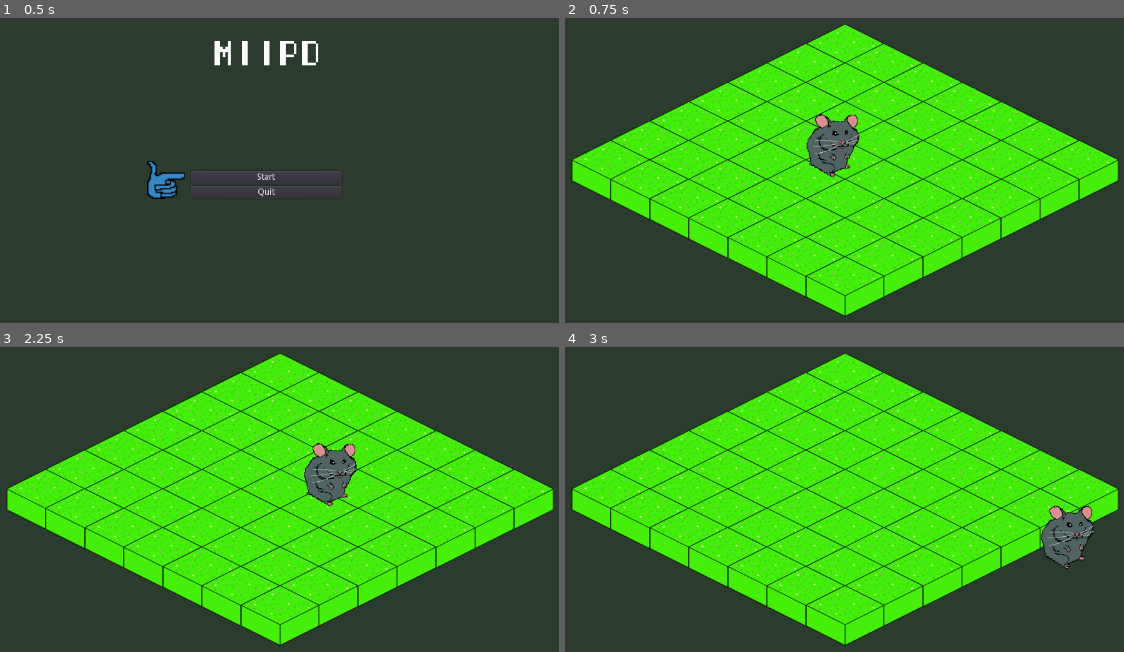
Above: before the commit, frames 1-4 (two rows, left to right).
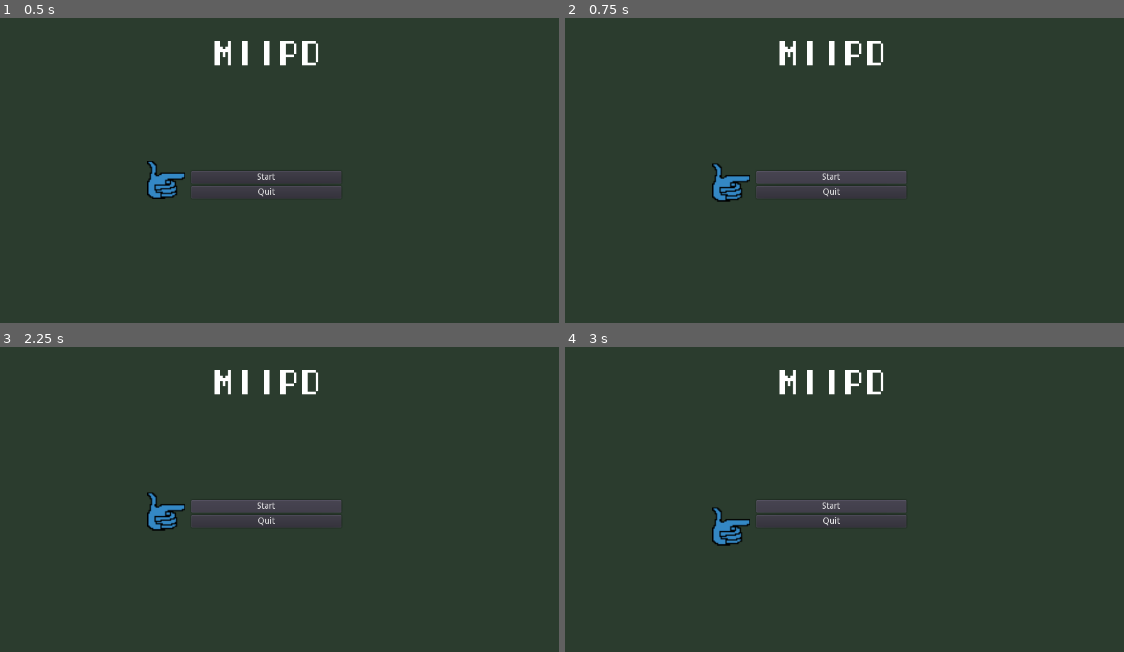
Above: after the commit, the same moments.

Repository: miishin/miipd
Game: Godot game, scene res://assets/scenes/main_menu.tscn
Two runs of this game, one before a commit and one after it. Both use one fixed random seed, a clock stepped at 60 frames per second and the inputs below.
Inputs (mouse positions are in pixels of both pictures, inside the frame that each line leads up to):
- Up to frame 1 (0.5 s): no input
- Up to frame 2 (0.75 s): click "Start" at 0.5 s
- Up to frame 3 (2.25 s): click (268, 505) at 1.25 s, where only the run after the commit has a clickable "Start"; tap Enter at 2 s; hold Right (ui_right) from 2.03 s (still down); hold Space (ui_select) from 2.03 s (still down)
- Up to frame 4 (3 s): tap Z (ui_accept) at 2.27 s; release Right (ui_right) at 2.78 s; release Space (ui_select) at 2.78 s; hold Down (ui_down) from 2.78 s (still down); tap Space (ui_select) at 2.85 s

Frame 1 is identical in both runs. In frame 2, 50% of the frame differs, in the area x 1-99%, y 1-99%; in frame 3, 50%; in frame 4, 51%.

Commit message:
Added function argument and return types (#15)
* Fixed converting coordinates

Didn't need to do 62.5 pixels, since the distance from the center is 62 pixels (count from the pixel instead of the actual "center" of the tile).

* Refactored all functions to have argument and return types

* .

* zzz

Diff:
--- a/assets/scenes/character_select.tscn
+++ b/assets/scenes/character_select.tscn
@@ -1,10 +1,7 @@
-[gd_scene load_steps=5 format=2]
+[gd_scene load_steps=3 format=2]
 
 [ext_resource path="res://assets/scripts/character_select.gd" type="Script" id=1]
-[ext_resource path="res://assets/themes/menu.theme" type="Theme" id=2]
-[ext_resource path="res://assets/scenes/units/hamster.tscn" type="PackedScene" id=3]
-[ext_resource path="res://assets/scenes/simpleboard.tscn" type="PackedScene" id=4]
-
+[ext_resource path="res://assets/scripts/character_selection_scroll.gd" type="Script" id=2]
 
 [node name="CharacterSelect" type="Control"]
 anchor_right = 1.0
@@ -14,18 +11,19 @@
 "_edit_use_anchors_": false
 }
 
-[node name="Panel" type="Panel" parent="."]
-margin_right = 1280.0
-margin_bottom = 720.0
-theme = ExtResource( 2 )
+[node name="ViewportContainer" type="ViewportContainer" parent="."]
+margin_left = -2.66968
+margin_top = 330.0
+margin_right = 1277.33
+margin_bottom = 450.0
+script = ExtResource( 2 )
 __meta__ = {
 "_edit_use_anchors_": false
 }
 
-[node name="Node2D" parent="." instance=ExtResource( 4 )]
-position = Vector2( 535.987, 234.759 )
-
-[node name="Selection" type="KinematicBody2D" parent="."]
-
-[node name="Hamster" parent="Selection" instance=ExtResource( 3 )]
-position = Vector2( 640, 368 )
+[node name="Viewport" type="Viewport" parent="ViewportContainer"]
+size = Vector2( 1280, 120 )
+own_world = true
+transparent_bg = true
+handle_input_locally = false
+render_target_update_mode = 3
--- a/assets/scripts/board.gd
+++ b/assets/scripts/board.gd
@@ -12,7 +12,7 @@
 var num_rows
 var num_cols
 
-func _init(r, c):
+func _init(r : int, c : int) -> void:
 	initialize_tiles(r, c)
 	var b = bee.instance()
 	enemy_units.append(b)
@@ -21,7 +21,7 @@
 	add_child(b)
 
 # Instantiate board tiles
-func initialize_tiles(r, c):
+func initialize_tiles(r : int, c : int) -> void:
 	num_rows = r
 	num_cols = c
 	var tile
@@ -43,13 +43,13 @@
 				neighbor.set_right_neighbor(tile)
 		tiles.append(row_tiles)
 
-func get_neighbors(pos):
+func get_neighbors(pos : Vector2) -> Array:
 	var tile = tiles[pos.x][pos.y]
 	return tile.get_neighbors()
 
 # Returns a list of all tiles accessible from the given tile within
 # a given Manhattan distance
-func find_accessible_tiles(tile, distance):
+func find_accessible_tiles(tile : Tile, distance : int) -> Array:
 	var accesible_tiles = []
 	for dx in range(-distance, distance + 1):
 		var x = (dx + tile.pos.x)
@@ -66,7 +66,7 @@
 	return accesible_tiles
 
 # Returns the list of tiles that make up a path from an origin tile to a goal tile.
-func _pathfinder(origin, destination, distance):
+func _pathfinder(origin : Tile, destination : Tile, distance : int) -> Array:
 	if distance < 0:
 		return []
 	if origin == destination:
@@ -79,12 +79,12 @@
 	return []
 
 # Highlights the given tiles
-func hightlight_tiles(tile_list):
+func hightlight_tiles(tile_list : Array) -> void:
 	for tile in tile_list:
 		tile.highlight()
 
 # Un-highlights the given tiles
-func unhighlight_tiles(tile_list):
+func unhighlight_tiles(tile_list : Array) -> void:
 	for tile in tile_list:
 		tile.unhighlight()
 
@@ -92,20 +92,21 @@
 # on the screen.
 # One tile in the x direction = +62.5x, +31y
 # One tile in the y direction = -62.5x, +31y
-func convert_coordinate(pos):
+func convert_coordinate(pos : Vector2) -> Vector2:
 	var new_x
 	var new_y
-	new_x = 62.5 * pos.x - 62.5 * pos.y
+	new_x = 62 * pos.x - 62 * pos.y
 	new_y = 31 * (pos.x + pos.y) + OFFSET
 	return Vector2(new_x, new_y)
 
-func tile_coordinates(tile_list):
+# Converts multiple coordinates
+func tile_coordinates(tile_list : Array) -> Array:
 	var coordinates = []
 	for tile in tile_list:
 		coordinates.append(convert_coordinate(tile.pos))
 	return coordinates
 
-func get_enemy(coordinates):
+func get_enemy(coordinates : Vector2) -> Unit:
 	for enemy in enemy_units:
 		if enemy.occupied_tile == coordinates:
 			return enemy
--- a/assets/scripts/character_select.gd
+++ b/assets/scripts/character_select.gd
@@ -1,14 +1,3 @@
 extends Control
 
-const SPEED = 500
-
-var input = Vector2.ZERO
-var velocity = Vector2.ZERO
-
-func _physics_process(delta):
-	var selection = $Selection
-	input.x = Input.get_action_strength("ui_right") - Input.get_action_strength("ui_left")
-	input.y = Input.get_action_strength("ui_down") - Input.get_action_strength("ui_up")
-	velocity = input.normalized()
-
-	selection.move_and_slide(velocity * SPEED)
+var possible_characters
--- a/assets/scripts/cursor_menu.gd
+++ b/assets/scripts/cursor_menu.gd
@@ -3,7 +3,7 @@
 var buttons = []
 var current_selection = 0
 
-func _ready():
+func _ready() -> void:
 	for child in get_children():
 		if child is Button:
 			remove_child(child)
@@ -13,7 +13,7 @@
 	buttons[0].grab_focus()
 
 
-func _input(event):
+func _input(event: InputEvent) -> void:
 	var dir = 0
 	if Input.is_action_just_pressed("ui_down"):
 		dir += 1
@@ -23,7 +23,7 @@
 	_move_cursor()
 
 
-func _move_cursor():
+func _move_cursor() -> void:
 	if len(buttons) == 0:
 		return
 
@@ -31,7 +31,7 @@
 	$Cursor.position.y = $VBoxContainer.rect_position.y + current_button.rect_position.y \
 		+ current_button.rect_size.y / 2
 
-func add_button(button):
+func add_button(button: Button) -> void:
 	$VBoxContainer.add_child(button)
 
 	if len(buttons) >= 1:
--- a/assets/scripts/game_window.gd
+++ b/assets/scripts/game_window.gd
@@ -13,14 +13,14 @@
 signal fight
 
 # Initialize window with a board and the player's units
-func init(b: Board, playerunits):
+func init(b: Board, playerunits: Array) -> void:
 	board = b
 	add_child(board)
 	current_unit = playerunits[0]
 	for player in playerunits:
 		add_child(player)
 
-func _input(event):
+func _input(event: InputEvent) -> void:
 	if $Menu.is_visible():
 		return
 	if action and event.is_action_pressed("ui_accept"):
@@ -57,7 +57,7 @@
 	cursor_pos.y = (int(cursor_pos.y) + dy + 7) % 7
 	place_cursor()
 
-func place_cursor(show = false):
+func place_cursor(show = false) -> void:
 	var tile_position = board.convert_coordinate(Vector2(cursor_pos.x, cursor_pos.y))
 	$Cursor.position = Vector2(tile_position[0], tile_position[1])
 	$Cursor.position.y -= 50
@@ -67,7 +67,7 @@
 		$Cursor.show()
 	update_hud()
 
-func update_hud():
+func update_hud() -> void:
 	var unit : Unit
 	unit = board.get_enemy(cursor_pos)
 	if cursor_pos == unit_pos:
@@ -81,12 +81,12 @@
 	$HUD/Stats/DEFVal.text = str(unit.def)
 	$HUD.show()
 
-func _on_move_button_down():
+func _on_move_button_down() -> void:
 	action = true
 	signal_callback = "move"
 	$Menu.hide()
 
-func move():
+func move() -> void:
 	if not board.tiles[cursor_pos.x][cursor_pos.y].is_highlighted():
 		return
 	var tile_path = board._pathfinder(board.tiles[unit_pos.x][unit_pos.y],
@@ -97,12 +97,12 @@
 	unit_pos = cursor_pos
 	action = false
 
-func _on_fight_button_down():
+func _on_fight_button_down() -> void:
 	action = true
 	signal_callback = "fight"
 	$Menu.hide()
 
-func fight():
+func fight() -> void:
 	var enemy = board.get_enemy(cursor_pos)
 	if enemy:
 		current_unit.fight(enemy)
--- a/assets/scripts/manager.gd
+++ b/assets/scripts/manager.gd
@@ -8,17 +8,17 @@
 var stage_number
 
 # Called when the node enters the scene tree for the first time.
-func _ready():
+func _ready() -> void:
 	init([hamster.instance()])
 
-func init(player_units):
+func init(player_units: Array) -> void:
 	stage_number = 0
 	var board = Board.new(7, 7)
-	set_coordinates(player_units, board)
+	set_coordinates(board, player_units)
 	window = game_window.instance()
 	window.init(board, player_units)
 	add_child(window)
 
-func set_coordinates(player_units, b : Board):
+func set_coordinates(b : Board, player_units: Array) -> void:
 	for p in player_units:
 		p.position = b.convert_coordinate(Vector2(0, 0))
--- a/assets/scripts/tile.gd
+++ b/assets/scripts/tile.gd
@@ -1,4 +1,5 @@
 extends Node2D
+class_name Tile
 
 # Position of Tile (on Board)
 var pos
@@ -15,52 +16,52 @@
 var neighbors = []
 
 # Called when the node enters the scene tree for the first time.
-func _ready():
+func _ready() -> void:
 	passable = true
 
 # Place tile at a
-func set_pos(pos_vector):
+func set_pos(pos_vector: Vector2) -> void:
 	pos = pos_vector
 
-func set_top_neighbor(tile):
+func set_top_neighbor(tile: Tile) -> void:
 	top_neighbor = tile
 	neighbors.append(top_neighbor)
 
-func set_bottom_neighbor(tile):
+func set_bottom_neighbor(tile: Tile) -> void:
 	bottom_neighbor = tile
 	neighbors.append(bottom_neighbor)
 
-func set_left_neighbor(tile):
+func set_left_neighbor(tile: Tile) -> void:
 	left_neighbor = tile
 	neighbors.append(left_neighbor)
 
-func set_right_neighbor(tile):
+func set_right_neighbor(tile: Tile) -> void:
 	right_neighbor = tile
 	neighbors.append(right_neighbor)
 
-func get_neighbors():
+func get_neighbors() -> Array:
 	return neighbors
 
-func is_passable():
+func is_passable() -> bool:
 	return passable
 
-func highlight():
+func highlight() -> void:
 	$Highlight.visible = true
 
-func unhighlight():
+func unhighlight() -> void:
 	$Highlight.visible = false
 
-func is_highlighted():
+func is_highlighted() -> void:
 	return $Highlight.visible
 
-func toggle_highlight():
+func toggle_highlight() -> void:
 	$Highlight.visible = not $Highlight.visible
 
-func toggle_passable():
+func toggle_passable() -> void:
 	passable = not passable
 
-func select():
+func select() -> void:
 	$SelectLight.visible = true
 
-func deselect():
+func deselect() -> void:
 	$SelectLight.visible = false
--- a/assets/scripts/unit.gd
+++ b/assets/scripts/unit.gd
@@ -1,8 +1,8 @@
 extends Node2D
+class_name Unit
 
 const MOVE_TIME = 0.25
 
-class_name Unit
 var occupied_tile
 
 var hp = 10
@@ -16,13 +16,13 @@
 func fight(other : Unit):
 	other.hp -= (self.atk - other.def)
 
-func move(start, end, delay = 0):
+func move(start : Vector2, end : Vector2, delay = 0) -> void:
 	$Tween.interpolate_property(self, "position",
 		start, end, MOVE_TIME,
 		Tween.TRANS_LINEAR, Tween.EASE_IN_OUT, delay)
 	$Tween.start()
 
-func move_path(positions):
+func move_path(positions: Array) -> void:
 	for i in range(len(positions)):
 		var start = self.position
 		if i > 0:
--- a/project.godot
+++ b/project.godot
@@ -20,6 +20,11 @@
 "path": "res://assets/scripts/game_window.gd"
 }, {
 "base": "Node2D",
+"class": "Tile",
+"language": "GDScript",
+"path": "res://assets/scripts/tile.gd"
+}, {
+"base": "Node2D",
 "class": "Unit",
 "language": "GDScript",
 "path": "res://assets/scripts/unit.gd"
@@ -27,6 +32,7 @@
 _global_script_class_icons={
 "Board": "",
 "GameWindow": "",
+"Tile": "",
 "Unit": ""
 }
 
